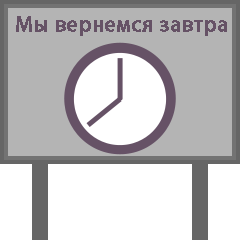
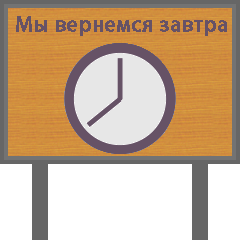
Comparing the layer stacks of the two 240 × 240 images. Changes:
painted on "Мы вернемся завтра" over [8, 8, 232, 156]
removed layer "Shape 5" over [86, 97, 123, 128]
removed layer "Shape 3" over [8, 8, 232, 156]
